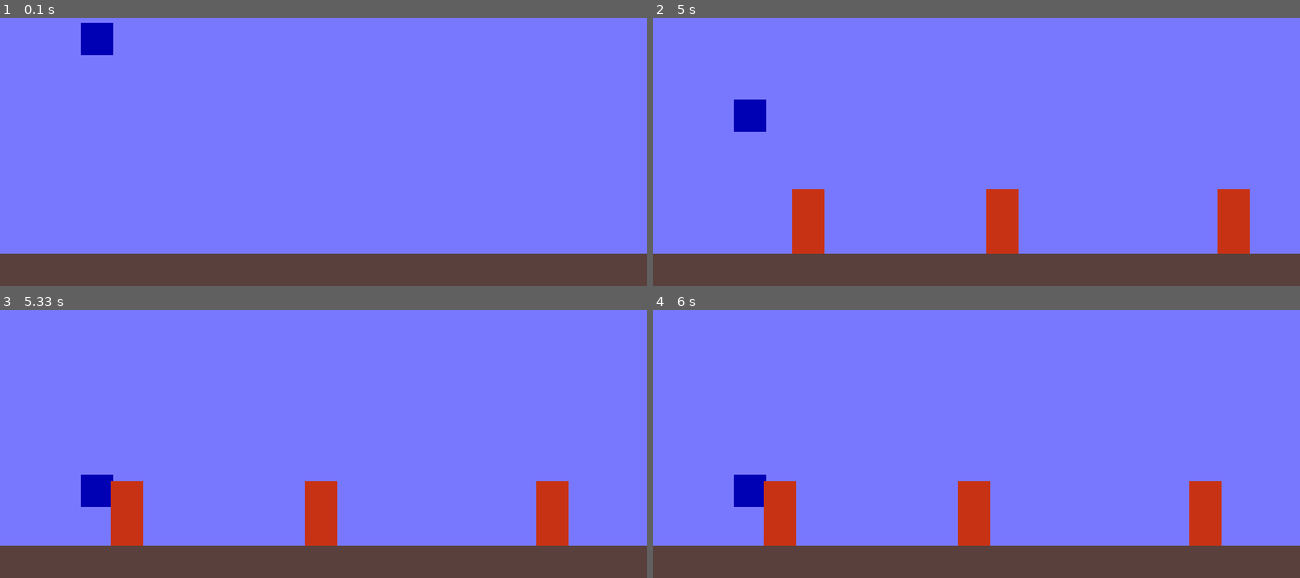
Above: before the commit, frames 1-4 (two rows, left to right).
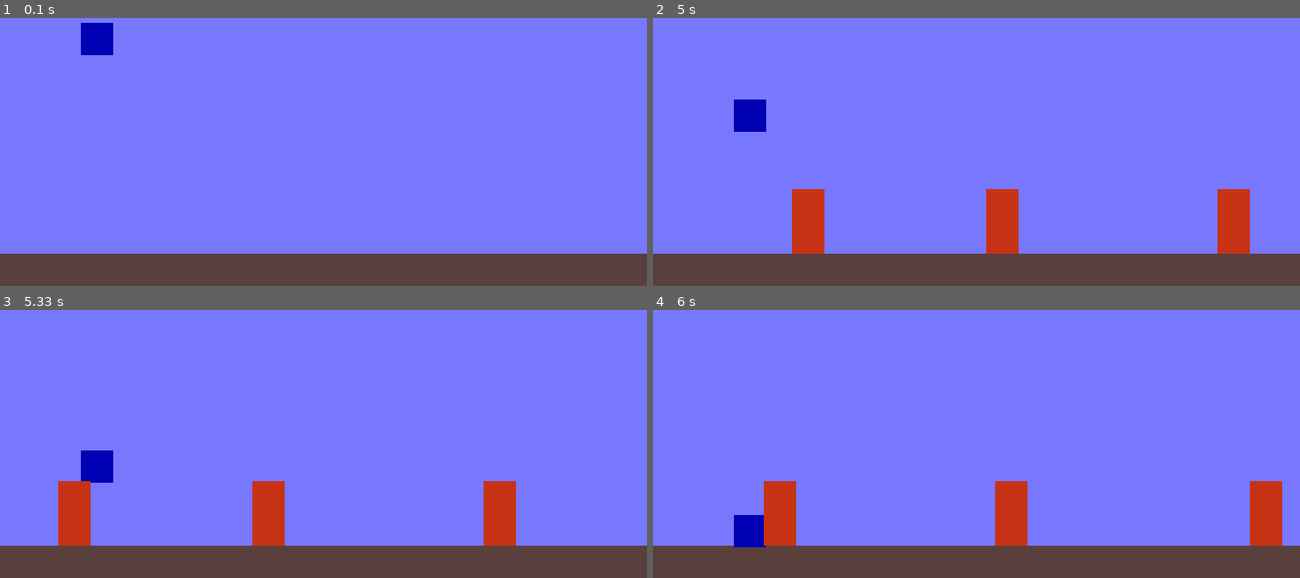
Above: after the commit, the same moments.

Repository: rquispeq/juego_pygame
Game: pygame game, started from main.py
Two runs of this game, one before a commit and one after it. Both use one fixed random seed, a clock stepped at 60 frames per second and the inputs below.
Inputs:
- Up to frame 1 (0.1 s): no input
- Up to frame 2 (5 s): tap Space at 0.33, 0.73, 1.03, 1.3, 1.63, 1.93, 2.07, 2.47, 2.77, 3.13, 3.53, 3.83, 4.03, 4.33, 4.53, 4.87 s
- Up to frame 3 (5.33 s): tap Space at 5.17 s
- Up to frame 4 (6 s): no input

Frames 1-2 are identical in both runs. In frame 3, 8.0% of the frame differs, in the area x 9-88%, y 52-88%; in frame 4, 5.9%.

Commit message:
Evita detencion al estar encima de wall.
Se agregó un pequeño rectangulo encima de wall
para que al chocar el player encima, esto
no detenga el juego, ya que si puede estar encima

No es la mejor solucion pero es una manera de hacerla.

Diff:
--- a/game/game.py
+++ b/game/game.py
@@ -55,7 +55,10 @@
 
             wall = self.player.collide_with(self.walls)
             if wall:
-                self.stop()
+                if self.player.collide_bottom(wall):
+                    self.player.skid(wall)
+                else:
+                    self.stop()
 
             self.sprites.update()
 
--- a/game/player.py
+++ b/game/player.py
@@ -28,6 +28,14 @@
             self.update_pos()
             self.rect.bottom = self.pos_y
 
+    def collide_bottom(self,wall):
+        return self.rect.colliderect(wall.rect_top)
+
+    def skid(self,wall):
+        self.pos_y = wall.rect.top
+        self.vel_y = 0
+        self.can_jump = True
+
     def validate_platform(self,platform):
         result = pygame.sprite.collide_rect(self,platform)
         if result:
--- a/game/wall.py
+++ b/game/wall.py
@@ -14,8 +14,11 @@
         self.rect.bottom = bottom
         self.speedX = SPEED
 
+        self.rect_top = pygame.Rect(self.rect.x,self.rect.y,self.rect.width,1)
+
     def update(self):
         self.rect.left -= self.speedX
+        self.rect_top.left = self.rect.left
 
     def stop(self):
         self.speedX = 0
